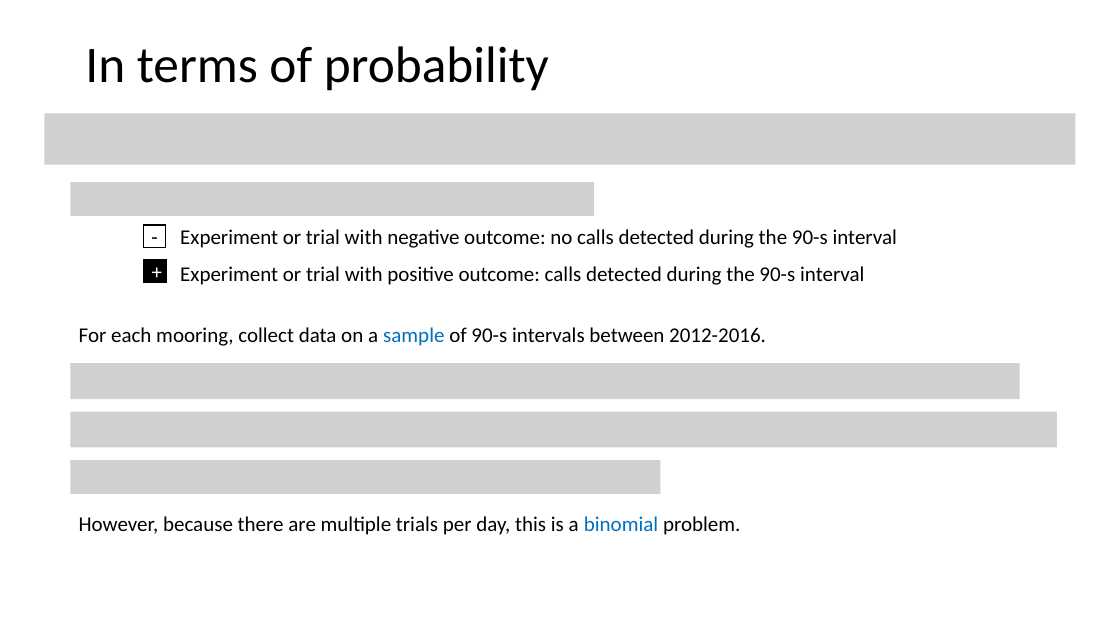
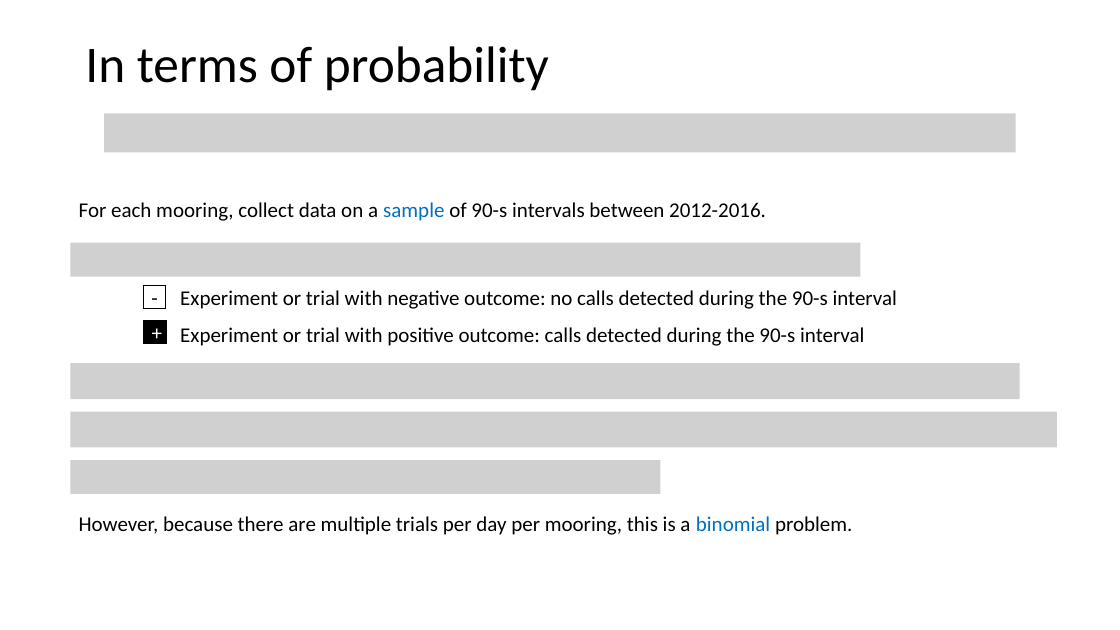
Before and after one commit to ELaBrecque-MMC/RegressionModelOverview, a slide deck: slide 3 of Notes/RegressionModelOverview.pptx. Drawn at 1120x630 pixels with LibreOffice and Linux fonts; fonts in the diff are those of the drawing; grey boxes stand for pictures. Boxes give left, top, right and bottom in pixels: in the first picture for what was removed or moved away, otherwise in the second. Text is boxed around its words. In the diff, an @@ line names an element or a change of style, - is before the commit and + after.

```diff
--- a/Notes/RegressionModelOverview.pptx
+++ b/Notes/RegressionModelOverview.pptx
@@ picture: place and size @@
-picture at bbox=[45, 113, 1076, 165]
+picture at bbox=[104, 113, 1016, 152]
@@ text "For each mooring, collect data ...": place and size @@
-text "For each mooring, collect data ..." at bbox=[79, 327, 766, 346]
+text "For each mooring, collect data ..." at bbox=[79, 202, 766, 221]
@@ picture removed at bbox=[71, 182, 595, 216] @@
@@ picture added at bbox=[71, 243, 860, 276] @@
@@ 2 texts, 2 rectangles: place and size @@
-2 texts, 2 rectangles at bbox=[143, 225, 897, 285]
+2 texts, 2 rectangles at bbox=[143, 286, 897, 346]
@@ text at bbox=[79, 516, 852, 535]: text changed @@
-However, because there are multiple trials per day, this is a binomial problem.
+However, because there are multiple trials per day per mooring, this is a binomial problem.
```
Also in this commit, not shown: 1 other slide changed.
